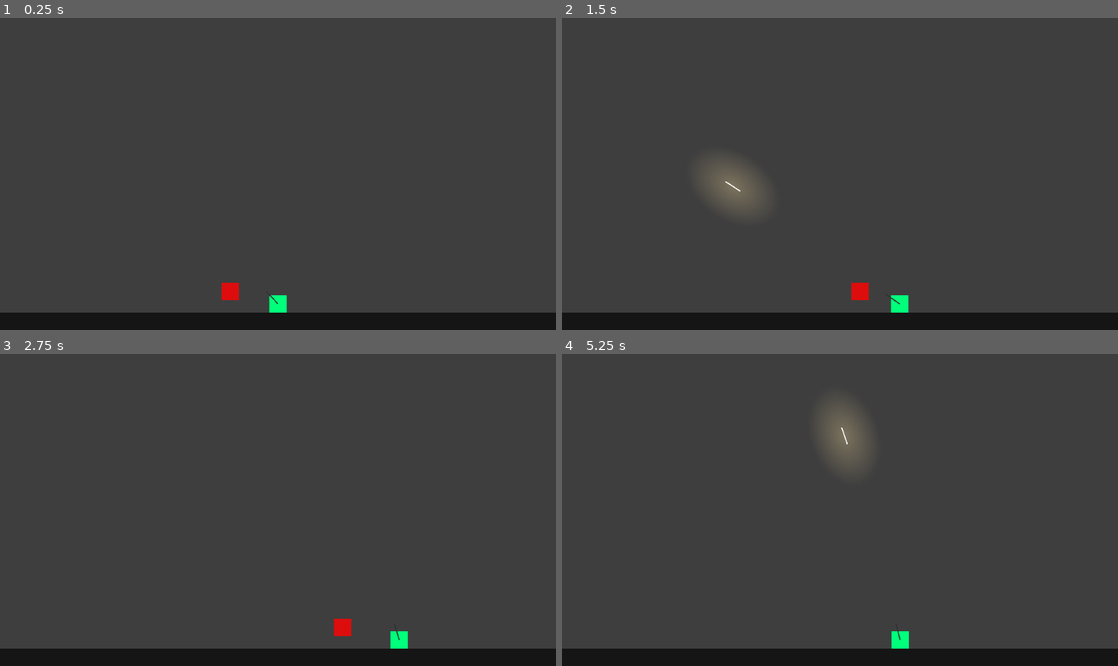
Above: before the commit, frames 1-4 (two rows, left to right).
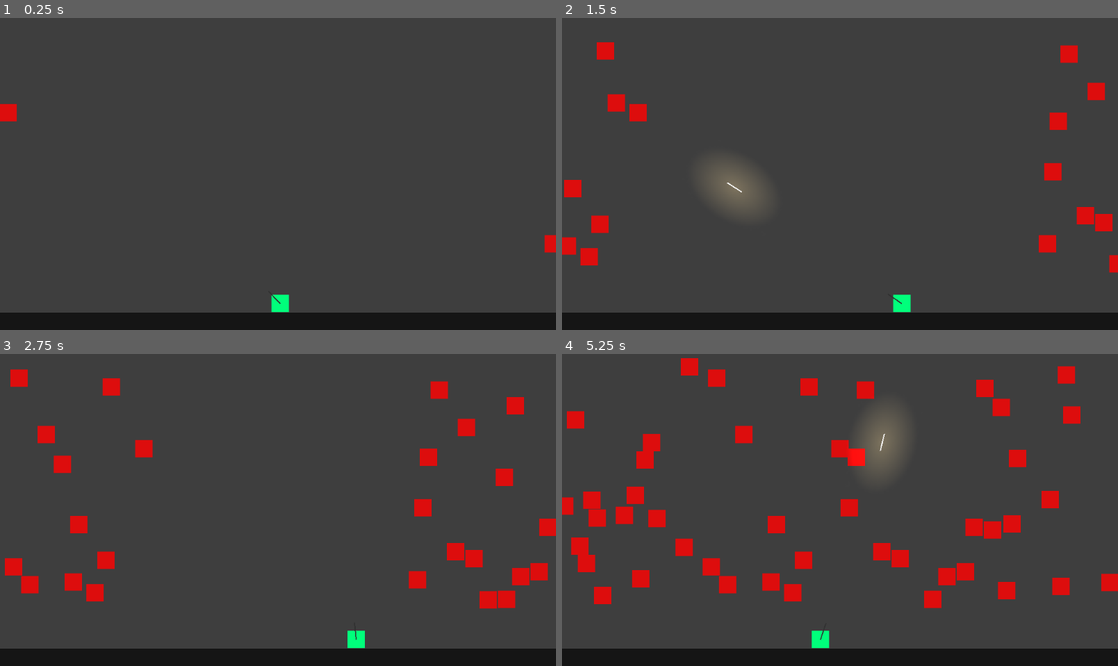
Above: after the commit, the same moments.

Repository: ZeeHatcher/Lighthouse
Game: Godot game, scene res://levels/TestLab.tscn
Same seed, same stepped clock (60 frames per second), same inputs: the game is played once before the commit and once after it.
Inputs (mouse positions are in pixels of both pictures, inside the frame that each line leads up to):
- Up to frame 1 (0.25 s): no input
- Up to frame 2 (1.5 s): move the mouse to (962, 152) at 0.52 s; hold D (move_right) 0.53-1.28 s; click (962, 152) at 0.6 s; move the mouse to (728, 183) at 1.27 s; hold A (move_left) from 1.28 s (still down); click (728, 183) at 1.35 s
- Up to frame 3 (2.75 s): move the mouse to (333, 432) at 2.02 s; release A (move_left) at 2.03 s; hold D (move_right) from 2.03 s (still down); click (333, 432) at 2.1 s
- Up to frame 4 (5.25 s): move the mouse to (812, 569) at 2.77 s; click (812, 569) at 2.85 s; move the mouse to (1006, 553) at 3.52 s; release D (move_right) at 3.53 s; hold A (move_left) from 3.53 s (still down); click (1006, 553) at 3.6 s; move the mouse to (673, 453) at 4.27 s; click (673, 453) at 4.35 s; move the mouse to (867, 503) at 5.02 s; click (867, 503) at 5.1 s

The runs differ from the first frame. In frame 1, 0.6% of the frame differs, in the area x 0-100%, y 27-95%; in frame 2, 2.9%; in frame 3, 5.0%; in frame 4, 10%, in the area x 0-100%, y 1-95%.

Commit message:
add MobSpawn

Diff:
--- a/entities/Enemy/Enemy.gd
+++ b/entities/Enemy/Enemy.gd
@@ -9,3 +9,7 @@
 
 func _physics_process(delta: float) -> void:
 	var collision = move_and_collide(velocity * delta)
+
+func face(direction: int) -> void:
+	if (direction):
+		velocity *= -1
--- /dev/null
+++ b/entities/MobSpawn/MobSpawn.gd
@@ -0,0 +1,18 @@
+extends Node2D
+
+onready var level := get_tree().get_root().get_node("TestLab")
+onready var viewport := level.get_viewport()
+onready var paths := [$LeftPath, $RightPath]
+onready var timer := $Timer
+onready var scene_enemy := preload("res://entities/Enemy/Enemy.tscn")
+
+func _on_Timer_timeout():
+	var side := randi() % 2
+	var spawn_point : PathFollow2D = paths[side].get_node("PathFollow2D")
+
+	spawn_point.offset = randi() % int(viewport.size.y)
+
+	var enemy = scene_enemy.instance()
+	level.add_child(enemy)
+	enemy.global_position = spawn_point.global_position
+	enemy.face(side)
--- /dev/null
+++ b/entities/MobSpawn/MobSpawn.tscn
@@ -0,0 +1,33 @@
+[gd_scene load_steps=3 format=2]
+
+[ext_resource path="res://entities/MobSpawn/MobSpawn.gd" type="Script" id=1]
+
+[sub_resource type="Curve2D" id=1]
+_data = {
+"points": PoolVector2Array( 0, 0, 0, 0, 0, 462.825, 0, 0, 0, 0, 0, 0 )
+}
+
+[node name="MobSpawn" type="Node2D"]
+script = ExtResource( 1 )
+
+[node name="LeftPath" type="Path2D" parent="."]
+scale = Vector2( 1.01376, 0.967969 )
+curve = SubResource( 1 )
+
+[node name="PathFollow2D" type="PathFollow2D" parent="LeftPath"]
+position = Vector2( 0, 462.825 )
+rotation = -1.5708
+
+[node name="RightPath" type="Path2D" parent="."]
+position = Vector2( 1024, 0 )
+scale = Vector2( 1.01376, 0.967969 )
+curve = SubResource( 1 )
+
+[node name="PathFollow2D" type="PathFollow2D" parent="RightPath"]
+position = Vector2( 0, 462.825 )
+rotation = -1.5708
+
+[node name="Timer" type="Timer" parent="."]
+wait_time = 0.1
+autostart = true
+[connection signal="timeout" from="Timer" to="." method="_on_Timer_timeout"]
--- a/entities/Player/Player.tscn
+++ b/entities/Player/Player.tscn
@@ -1,23 +1,26 @@
-[gd_scene load_steps=5 format=2]
+[gd_scene load_steps=6 format=2]
 
 [ext_resource path="res://assets/placeholder.png" type="Texture" id=1]
 [ext_resource path="res://entities/Player/Player.gd" type="Script" id=2]
+[ext_resource path="res://entities/Gun/Gun.tscn" type="PackedScene" id=3]
 
-[sub_resource type="OccluderPolygon2D" id=2]
+[sub_resource type="OccluderPolygon2D" id=1]
 polygon = PoolVector2Array( -16, -16, 16, -16, 16, 16, -16, 16 )
 
-[sub_resource type="RectangleShape2D" id=1]
+[sub_resource type="RectangleShape2D" id=2]
 extents = Vector2( 16, 16 )
 
 [node name="Player" type="KinematicBody2D"]
 script = ExtResource( 2 )
 
 [node name="LightOccluder2D" type="LightOccluder2D" parent="."]
-occluder = SubResource( 2 )
+occluder = SubResource( 1 )
 
 [node name="CollisionShape2D" type="CollisionShape2D" parent="."]
-shape = SubResource( 1 )
+shape = SubResource( 2 )
 
 [node name="Sprite" type="Sprite" parent="."]
 modulate = Color( 0, 1, 0.486275, 1 )
 texture = ExtResource( 1 )
+
+[node name="Gun" parent="." instance=ExtResource( 3 )]
--- a/entities/Projectile/Projectile.gd
+++ b/entities/Projectile/Projectile.gd
@@ -10,6 +10,8 @@
 	if (collision):
 		if (collision.collider.is_in_group("enemies")):
 			collision.collider.queue_free()
+		else:
+			queue_free()
 
 func point_to(target: Vector2) -> void:
 	look_at(target)
--- a/levels/TestLab.tscn
+++ b/levels/TestLab.tscn
@@ -1,8 +1,7 @@
-[gd_scene load_steps=5 format=2]
+[gd_scene load_steps=4 format=2]
 
 [ext_resource path="res://entities/Player/Player.tscn" type="PackedScene" id=1]
-[ext_resource path="res://entities/Gun/Gun.tscn" type="PackedScene" id=2]
-[ext_resource path="res://entities/Enemy/Enemy.tscn" type="PackedScene" id=3]
+[ext_resource path="res://entities/MobSpawn/MobSpawn.tscn" type="PackedScene" id=2]
 
 [sub_resource type="RectangleShape2D" id=1]
 extents = Vector2( 512, 16 )
@@ -43,9 +42,7 @@
 }
 
 [node name="Player" parent="." instance=ExtResource( 1 )]
-position = Vector2( 512, 552 )
+position = Vector2( 516.065, 551.486 )
 
-[node name="Gun" parent="Player" instance=ExtResource( 2 )]
-
-[node name="Enemy" parent="." instance=ExtResource( 3 )]
-position = Vector2( 398.947, 529.474 )
+[node name="MobSpawn" parent="." instance=ExtResource( 2 )]
+position = Vector2( 0, 40 )
